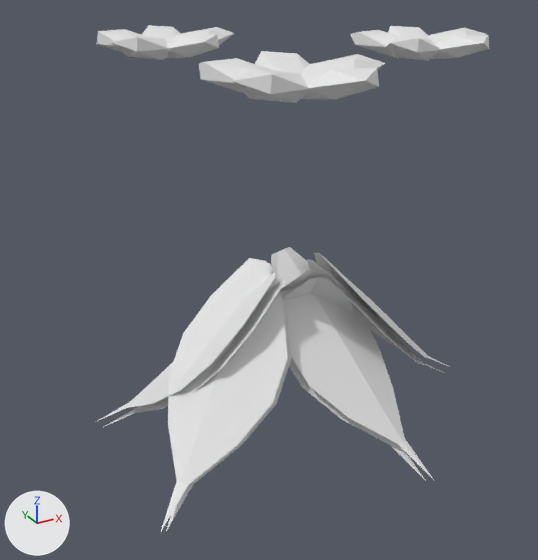
An edit to the glTF model models/world/strawberry-2.glb, drawn before and after from the same camera.
The view is the same before and after, from a 50 mm lens placed at (-0.528, -0.893, 0.444), pointed at (-0.03, 0.013, -0.009). Arrows for +X, +Y and +Z are at lower left; the lights stay in place. The picture after the commit comes second. Vertices at exactly the same position are counted once.

The scene before the commit, as lines of its bpy script (objects in view):
```python
mat_vc = principled_material('vc')
mat_vc.base_color = (0.8, 0.8, 0.8)  # white #e7e7e7
me_mesh_0 = bpy.data.meshes.new('Mesh_0')
me_mesh_0.from_pydata(...)  # 374 vertices, 524 faces; spans x -0.283..0.35, y -0.297..0.29, z -0.271..0.338
me_mesh_0.materials.append(mat_vc)  # white #e7e7e7
ob_strawberry_2 = bpy.data.objects.new('strawberry-2', me_mesh_0)
ob_strawberry_2.location = (0.0, 0.0, 0.0)
```
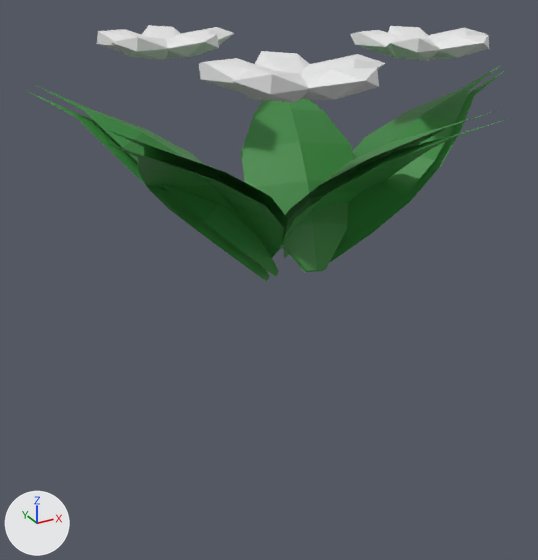
Pixel boxes (x1, y1, x2, y2) of what changed, in the pictures (538 x 560 px; the box of a moved part takes in the faces that stretch with it):
'strawberry-2', recoloured, reshaped (23% wider, 49% shorter)
    before: (97, 25, 489, 533)
    after: (25, 25, 507, 282)
part 1 of me_mesh_0, moved or reshaped
    before: (98, 247, 447, 533)
    after: (29, 65, 506, 282)

Diff of the bpy script that builds the scene:
```diff
--- a/models/world/strawberry-2.glb.py
+++ b/models/world/strawberry-2.glb.py
@@ mat_vc @@
 n0 = _N.new('ShaderNodeBsdfPrincipled'); n0.name = 'Principled BSDF'
 n1 = _N.new('ShaderNodeOutputMaterial'); n1.name = 'Material Output'
+n2 = _N.new('ShaderNodeMix'); n2.name = 'Mix'
+n2.data_type = 'RGBA'
+n2.blend_type = 'MULTIPLY'
+n2.inputs[0].default_value = 1.0  # 'Factor'
+n2.inputs[7].default_value = (0.8, 0.8, 0.8, 1.0)  # 'B', white #e7e7e7
+n3 = _N.new('ShaderNodeVertexColor'); n3.name = 'Color Attribute'
 _L.new(n0.outputs[0], n1.inputs[0])  # 'BSDF' to 'Surface'
+_L.new(n2.outputs[2], n0.inputs[0])  # 'Result' to 'Base Color'
+_L.new(n3.outputs[0], n2.inputs[6])  # 'Color' to 'A'
@@ me_mesh_0 @@
 # used by ob_strawberry_2; location = (0.0, 0.0, 0.0)
-me_mesh_0.from_pydata(...)  # 374 vertices, 524 faces; spans x -0.283..0.35, y -0.297..0.29, z -0.271..0.338
+me_mesh_0.from_pydata(...)  # 374 vertices, 524 faces; spans x -0.321..0.397, y -0.297..0.29, z 0.012..0.338
+# me_mesh_0 part 1: 184 of 374 vertices moved; they spanned x -0.283..0.35, y -0.238..0.238, z -0.271..0.022 and now span x -0.321..0.397, y -0.283..0.283, z 0.012..0.281; mean shift (0.001, 0.0, 0.283); largest move (0.337, 0.0, -0.271) -> (0.397, 0.0, 0.273)
 me_mesh_0.materials.append(mat_vc)
```
